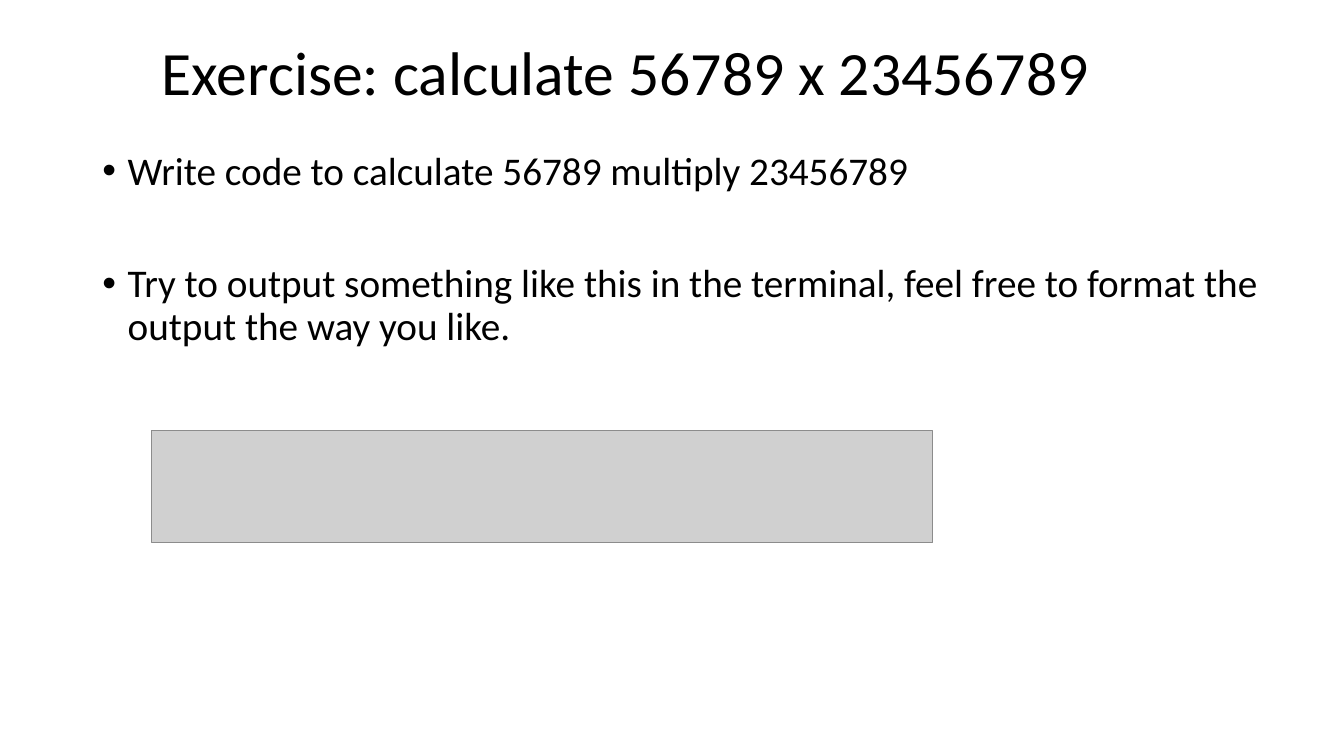
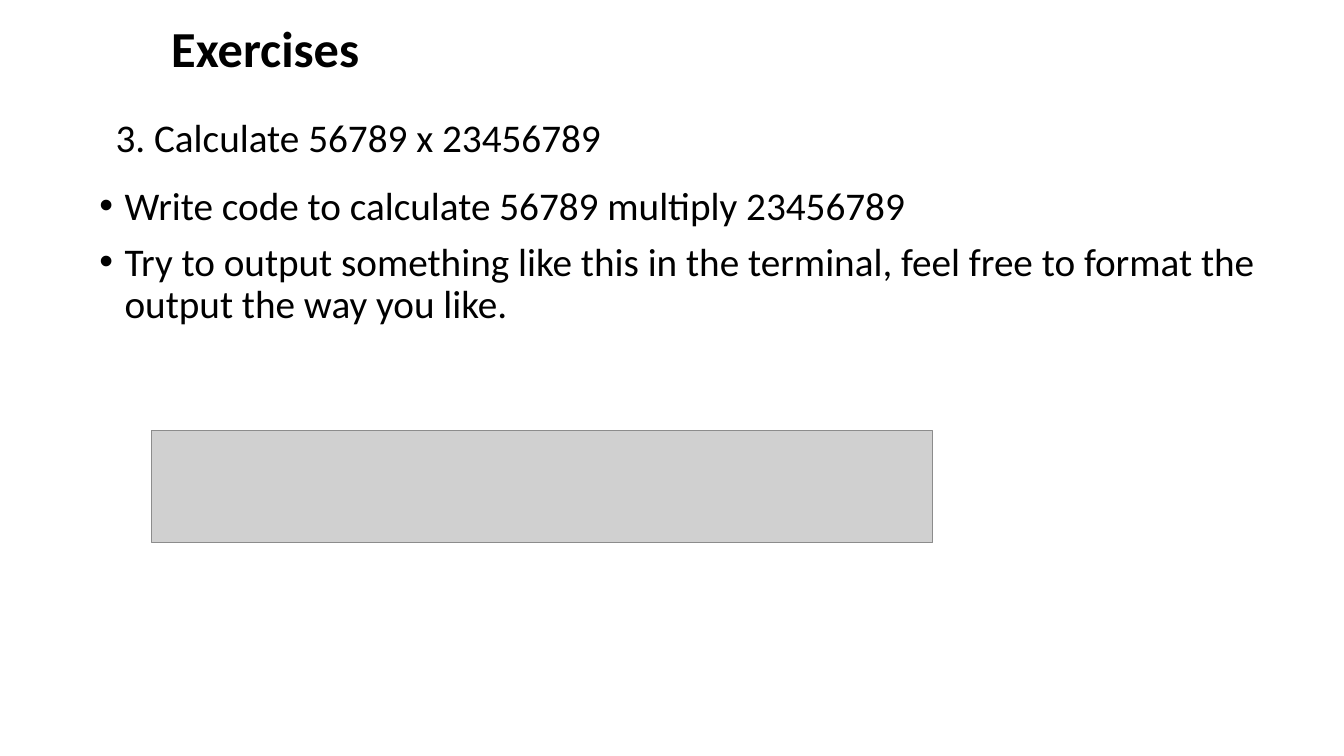
Before and after one commit to dayekuaipao/CPPLearning, a slide deck: slide 15 of week02/Lab02.pptx (slide 9 before the commit). Drawn at 1344x756 pixels with LibreOffice and Linux fonts; fonts in the diff are those of the drawing; grey boxes stand for pictures; background and template pictures are left out. Boxes give left, top, right and bottom in pixels: in the first picture for what was removed or moved away, otherwise in the second. Text is boxed around its words. In the diff, an @@ line names an element or a change of style, - is before the commit and + after.

Commit message:
Add some exercises in Lab02.pptx

```diff
--- a/week02/Lab02.pptx
+++ b/week02/Lab02.pptx
@@ text added at bbox=[171, 31, 359, 68], 36 pt, text #000000, bold @@
+Exercises
@@ title at bbox=[116, 124, 601, 153]: text changed; size 44 to 28 pt @@
-Exercise: calculate 56789 x 23456789
+3. Calculate 56789 x 23456789
@@ text "Write code to calculate 56789 ..." rewrapped from bbox=[128, 157, 1257, 347] to bbox=[125, 192, 1254, 325] @@
```
Also in this commit, not shown: 5 other slides changed, 6 slides added, 2 slides removed.
